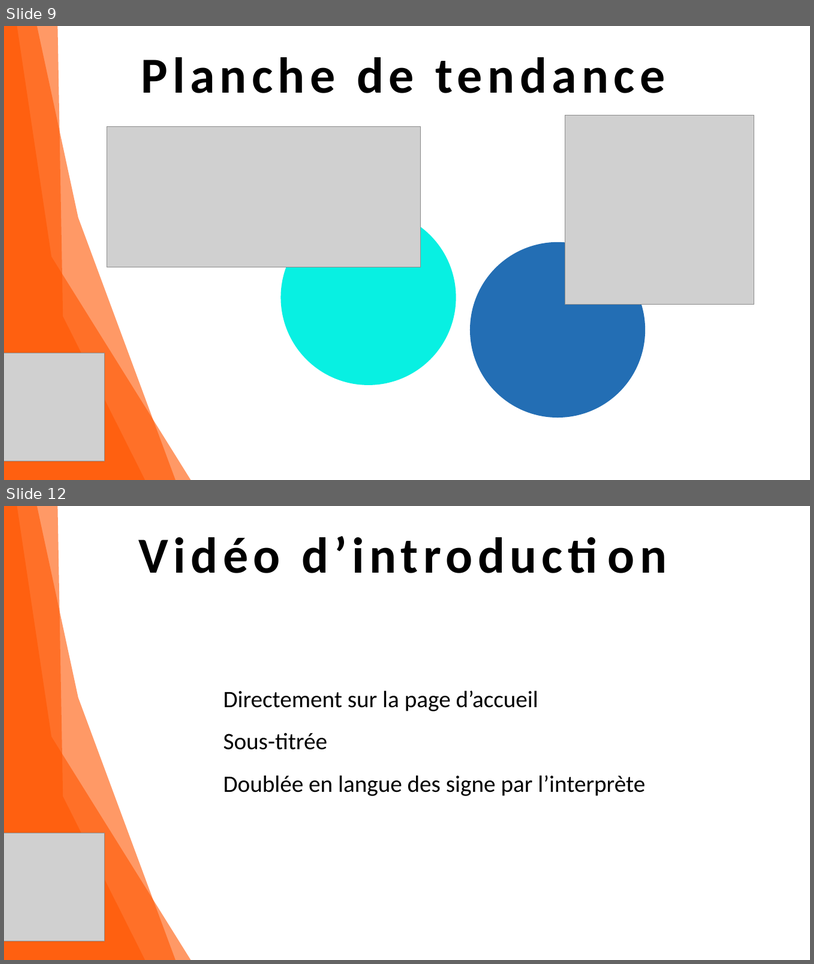
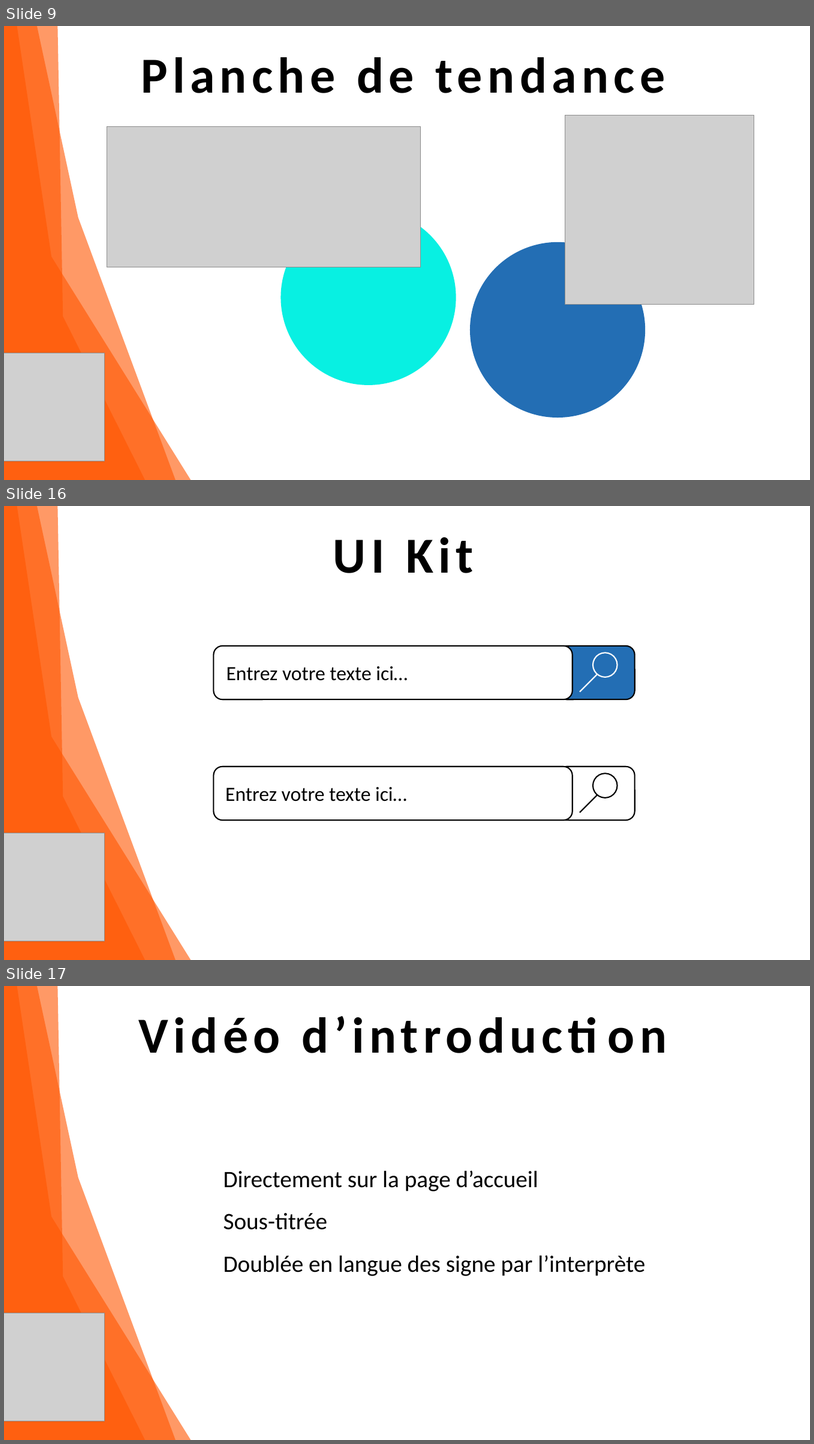
Before and after one commit to Fire-Owl/a11e-accessibilite, a slide deck: dossier-conception/dossier-conception-a11e-v2.pptx. Shown one above the other, each under a label of ours: slides 9 and 12 before the commit, slides 9, 16 and 17 after it; the slides between them are not shown. The pictures are 814x964 and 814x1444 pixels, drawn with LibreOffice and Linux fonts; fonts in the diff are those of the drawing; grey boxes stand for pictures. Boxes give left, top, right and bottom in pixels: in the first picture for what was removed or moved away, otherwise in the second. Text is boxed around its words. In the diff, an @@ line names an element or a change of style, - is before the commit and + after.

```diff
--- a/dossier-conception/dossier-conception-a11e-v2.pptx
+++ b/dossier-conception/dossier-conception-a11e-v2.pptx
@@ slide 16 added at (4, 506, 810, 960), background #FFFFFF @@
@@ freeform shape added at (4, 506, 176, 960), fill #FF5600 at 60% opacity @@
@@ freeform shape added at (4, 506, 196, 960), fill #FF5600 at 60% opacity @@
@@ freeform shape added at (4, 506, 149, 960), fill #FF5600 at 60% opacity @@
@@ text added at (333, 537, 473, 573), 60 pt, text #000000, bold @@
+UI Kit
@@ rounded rectangle added at (214, 646, 573, 700), fill #FFFFFF, outline #000000 1.5 pt @@
@@ rounded rectangle added at (558, 646, 636, 700), fill #236EB4, outline #000000 1.5 pt @@
@@ text added at (227, 666, 408, 681), 24 pt, text #000000 @@
+Entrez votre texte ici…
@@ ellipse added at (593, 652, 617, 676), outline #FFFFFF 1.5 pt @@
@@ line added from (580, 692) to (598, 673), #FFFFFF 1.5 pt @@
@@ rounded rectangle added at (214, 766, 573, 820), fill #FFFFFF, outline #000000 1.5 pt @@
@@ rounded rectangle added at (558, 766, 636, 820), outline #000000 1.5 pt @@
@@ ellipse added at (593, 774, 617, 798), outline #000000 1.5 pt @@
@@ text added at (225, 787, 407, 801), 24 pt, text #000000 @@
+Entrez votre texte ici…
@@ line added from (580, 812) to (598, 795), #000000 1.5 pt @@
@@ picture added at (4, 832, 104, 940) @@
@@ what was slide 12 is now slide 17 @@
```
Also in this commit, not shown: 2 slides changed, 5 other slides added, 1 slide removed, 10 other files.
